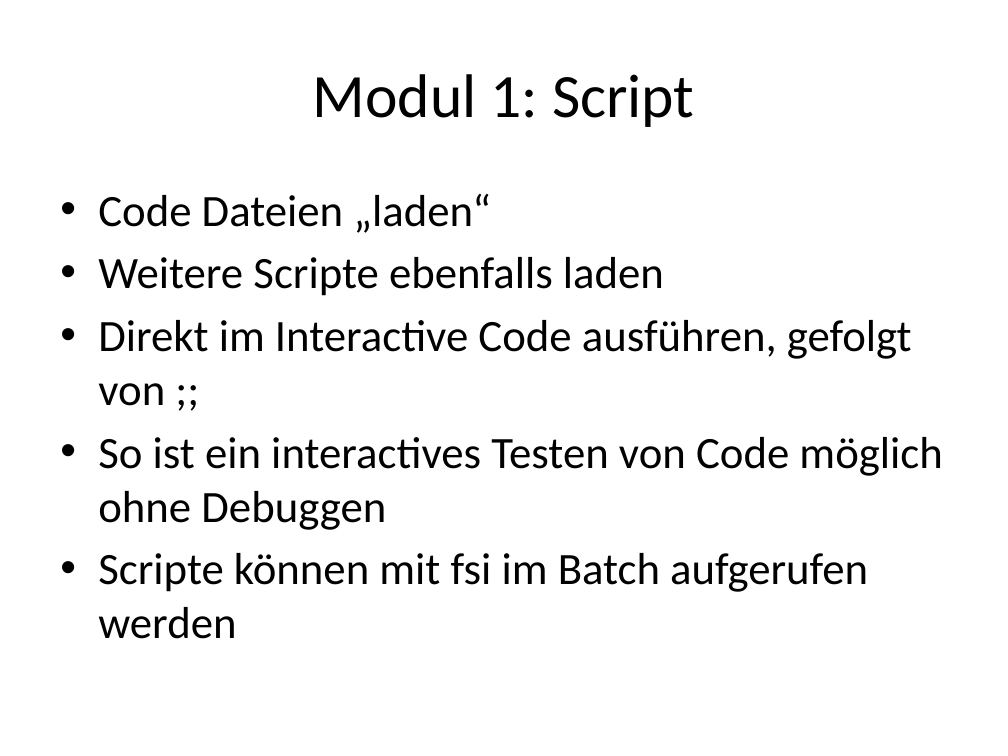
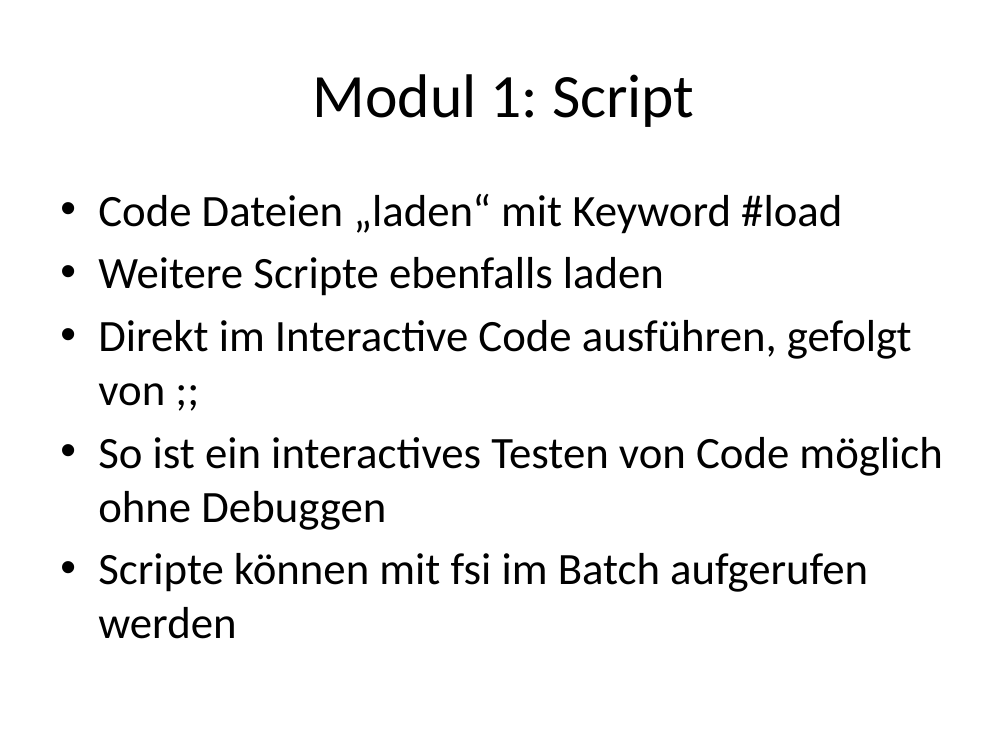
Before and after one commit to nasserbrake/Spartakiade2017, a slide deck: slide 27 of FSharp.pptx (slide 26 before the commit). Drawn at 1008x756 pixels with LibreOffice and Linux fonts; fonts in the diff are those of the drawing. Boxes give left, top, right and bottom in pixels: in the first picture for what was removed or moved away, otherwise in the second. Text is boxed around its words. In the diff, an @@ line names an element or a change of style, - is before the commit and + after.

```diff
--- a/FSharp.pptx
+++ b/FSharp.pptx
@@ text at bbox=[98, 194, 842, 234]: text changed @@
-• Code Dateien „laden“
+• Code Dateien „laden“ mit Keyword #load
```
Also in this commit, not shown: 5 other slides changed, 8 slides added, 3 other files.
